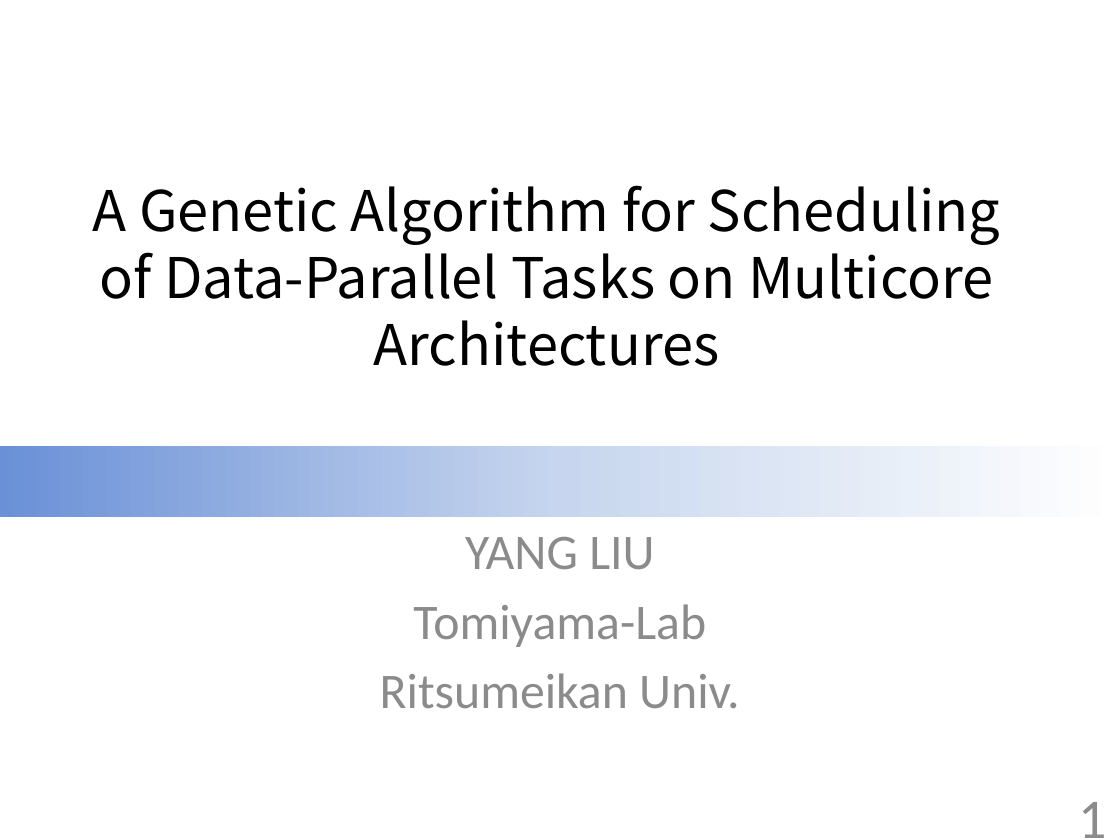
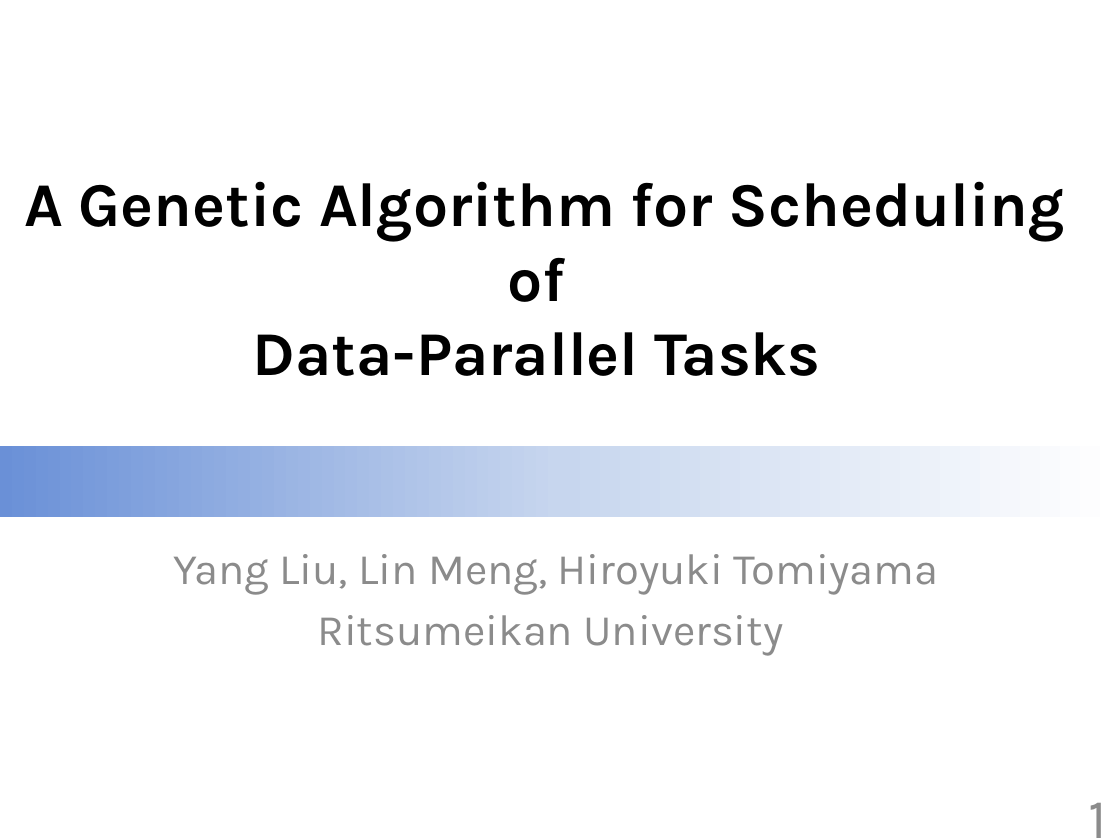
Before and after one commit to scomup/Genetic_Scheduler, a slide deck: slide 1 of ppt.pptx. Drawn at 1120x840 pixels with LibreOffice and Linux fonts; fonts in the diff are those of the drawing. Boxes give left, top, right and bottom in pixels: in the first picture for what was removed or moved away, otherwise in the second. Text is boxed around its words. In the diff, an @@ line names an element or a change of style, - is before the commit and + after.

```diff
--- a/ppt.pptx
+++ b/ppt.pptx
@@ title at box(24, 181, 1065, 376): text changed; size 36 to 40 pt; font Noto Sans CJK JP to Karla; bold on @@
-A Genetic Algorithm for Scheduling of Data-Parallel Tasks on Multicore Architectures
+A Genetic Algorithm for Scheduling of
+Data-Parallel Tasks
@@ subtitle at box(173, 554, 939, 656): text changed; size 32 to 28 pt; font Calibri to Karla @@
-YANG LIU
-Tomiyama-Lab
-Ritsumeikan Univ.
+Yang Liu, Lin Meng, Hiroyuki Tomiyama
+Ritsumeikan University
@@ page number at box(1089, 803, 1107, 838): font Calibri to Karla @@
```
Also in this commit, not shown: 16 other slides changed, 1 slide removed.
